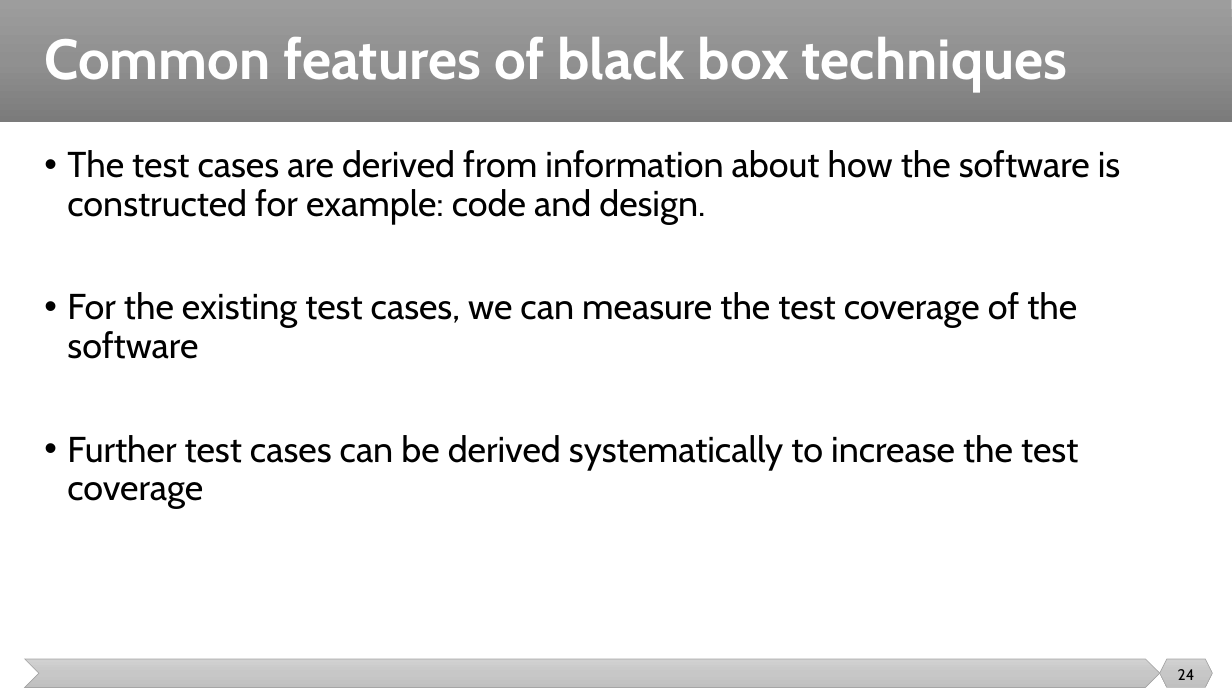
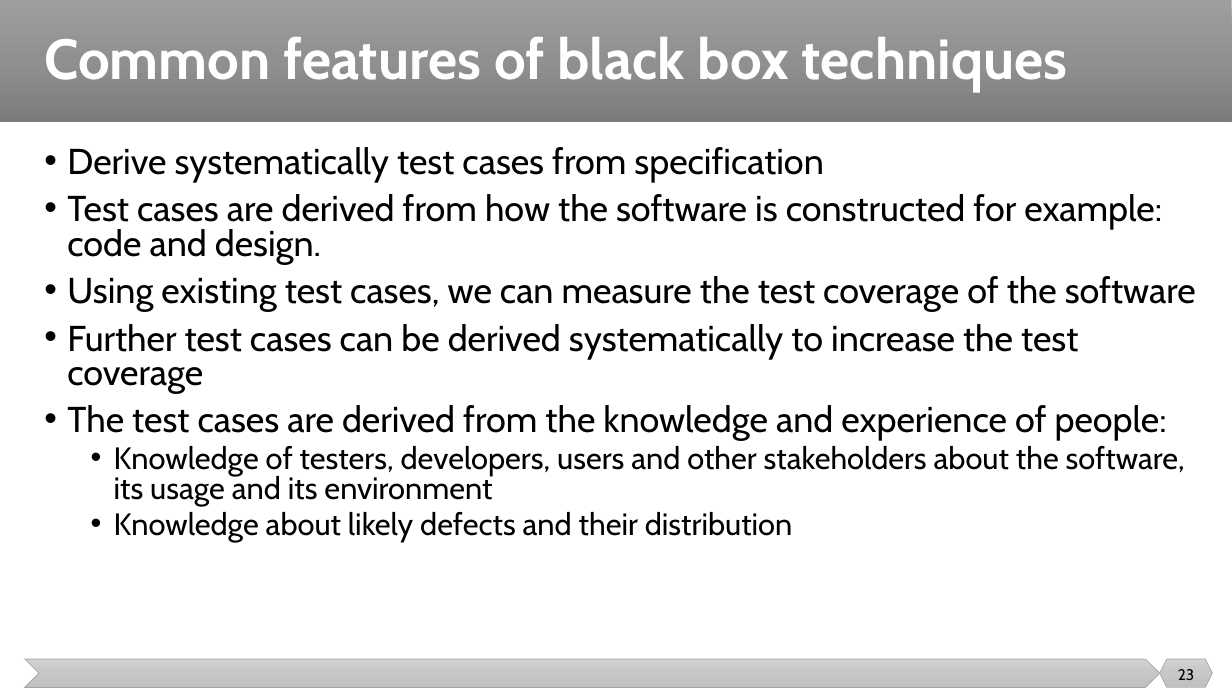
Before and after one commit to malenezi/malenezi, a slide deck: slide 23 of SE401/Lectures/7-Test Design Techniques/Test Design Techniques.pptx (slide 24 before the commit). Drawn at 1232x693 pixels with LibreOffice and Linux fonts; fonts in the diff are those of the drawing. Boxes give left, top, right and bottom in pixels: in the first picture for what was removed or moved away, otherwise in the second. Text is boxed around its words. In the diff, an @@ line names an element or a change of style, - is before the commit and + after.

```diff
--- a/SE401/Lectures/7-Test Design Techniques/Test Design Techniques.pptx
+++ b/SE401/Lectures/7-Test Design Techniques/Test Design Techniques.pptx
@@ text at (67,147,1196,312): text changed @@
-• The test cases are derived from information about how the software is constructed for example: code and design.
-• For the existing test cases, we can measure the test coverage of the software
+• Derive systematically test cases from specification
+• Test cases are derived from how the software is constructed for example: code and design.
+• Using existing test cases, we can measure the test coverage of the software
@@ text at (67,324,1078,394): line spacing 0.9 to 0.8 @@
@@ text at (67,405,1185,542): paragraphs added @@
+• The test cases are derived from the knowledge and experience of people:
+  • Knowledge of testers, developers, users and other stakeholders about the software, its usage and its environment
+  • Knowledge about likely defects and their distribution
@@ page number at (1178,669,1194,680): text changed @@
-24
+23
```
Also in this commit, not shown: 30 other slides changed, 7 slides removed, 6 other files.
